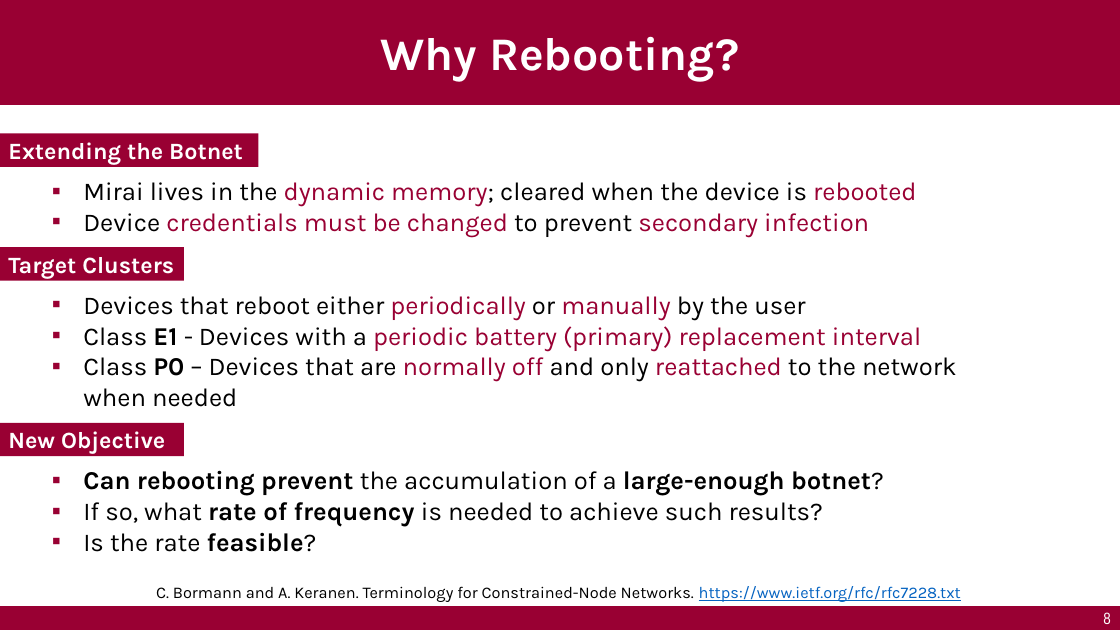
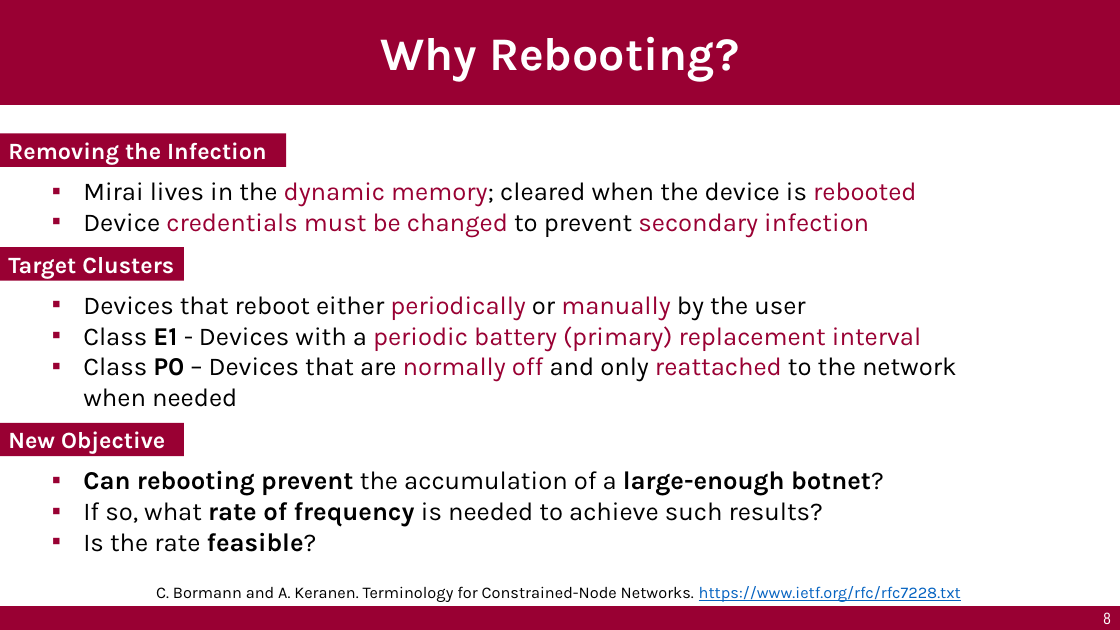
Before and after one commit to LukeANewton/SYSC5500-project, a slide deck: slide 9 of final-presentation/Group_8__Results_Presentation.pptx. Drawn at 1120x630 pixels with LibreOffice and Linux fonts; fonts in the diff are those of the drawing. Boxes give left, top, right and bottom in pixels: in the first picture for what was removed or moved away, otherwise in the second. Text is boxed around its words. In the diff, an @@ line names an element or a change of style, - is before the commit and + after.

Commit message:
upload final version of slides and results

```diff
--- a/final-presentation/Group_8__Results_Presentation.pptx
+++ b/final-presentation/Group_8__Results_Presentation.pptx
@@ rectangle "Removing the Infection" resized from (x1=0, y1=134, x2=259, y2=167) to (x1=0, y1=134, x2=287, y2=167) @@
@@ text in rectangle at (x1=8, y1=142, x2=267, y2=164): text changed @@
-Extending the Botnet
+Removing the Infection
```
Also in this commit, not shown: 17 other files.
